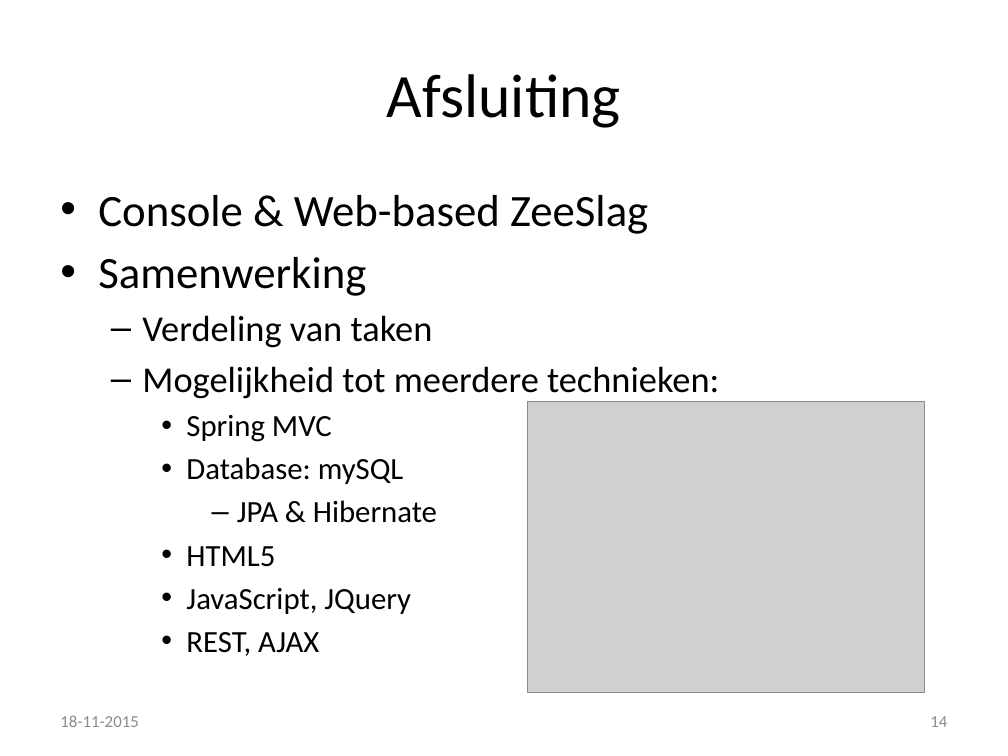
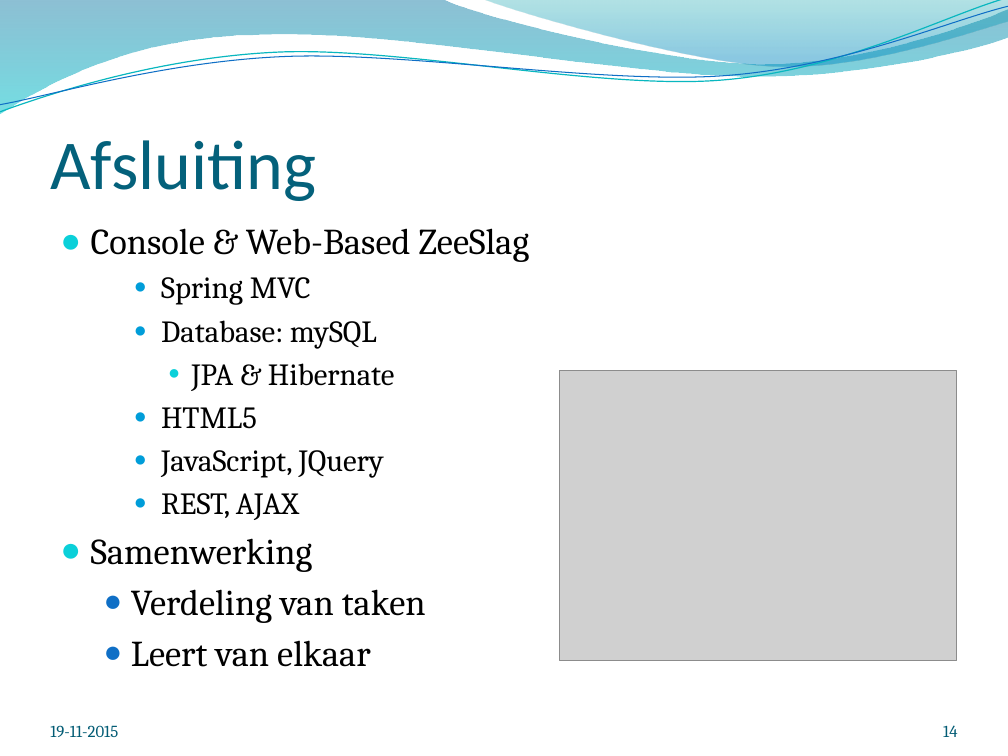
Before and after one commit to kevinrijs/ZeeSlagOnline, a slide deck: slide 14 of ZeeslagPresentatie2.pptx. Drawn at 1008x756 pixels with LibreOffice and Linux fonts; fonts in the diff are those of the drawing; grey boxes stand for pictures; background and template pictures are left out. Boxes give left, top, right and bottom in pixels: in the first picture for what was removed or moved away, otherwise in the second. Text is boxed around its words. In the diff, an @@ line names an element or a change of style, - is before the commit and + after.

```diff
--- a/ZeeslagPresentatie2.pptx
+++ b/ZeeslagPresentatie2.pptx
@@ freeform shape added at (x1=0, y1=0, x2=1008, y2=114), fill gradient #0074A1 to #00C6CF @@
@@ freeform shape added at (x1=0, y1=0, x2=1008, y2=117), outline #0AB8BF 0.85 pt @@
@@ freeform shape added at (x1=0, y1=6, x2=1008, y2=112), outline #0F6FC6 0.75 pt @@
@@ freeform shape added at (x1=483, y1=0, x2=1008, y2=70), fill gradient #00A1A9 to #008BBF @@
@@ title "Afsluiting" moved from (x1=387, y1=74, x2=621, y2=128) to (x1=50, y1=140, x2=316, y2=201) @@
@@ title "Afsluiting" at (x1=50, y1=140, x2=316, y2=201): size 44 to 50 pt, text colour #000000 to #04617B; alignment centre to left; vertical alignment middle to bottom @@
@@ text "Console & Web-Based ZeeSlag" moved from (x1=98, y1=195, x2=719, y2=656) to (x1=91, y1=228, x2=530, y2=667) @@
@@ text at (x1=91, y1=228, x2=530, y2=262): text changed; font Calibri to Cambria @@
-• Console & Web-based ZeeSlag
-• Samenwerking
-  – Verdeling van taken
-  – Mogelijkheid tot meerdere technieken:
+● Console & Web-Based ZeeSlag
@@ text at (x1=161, y1=277, x2=395, y2=520): font Calibri to Cambria in "Spring MVC", "Database: mySQL", "JPA & Hibernate", "HTML5" and 2 more places; bullet • to ●; bullet – to ● @@
@@ picture moved from (x1=527, y1=402, x2=924, y2=692) to (x1=559, y1=370, x2=957, y2=660) @@
@@ text at (x1=91, y1=538, x2=426, y2=667): paragraphs added @@
+● Samenwerking
+  ● Verdeling van taken
+  ● Leert van elkaar
@@ text "19-11-2015" at (x1=50, y1=725, x2=118, y2=737): vertical alignment middle to bottom @@
@@ page number moved from (x1=930, y1=716, x2=947, y2=727) to (x1=943, y1=725, x2=957, y2=737) @@
@@ page number at (x1=943, y1=725, x2=957, y2=737): font Calibri to Cambria, text colour #8C8C8C to #045D75; vertical alignment middle to bottom @@
@@ text at (x1=50, y1=725, x2=118, y2=737): text changed; font Calibri to Cambria; text colour #8C8C8C to #045D75 @@
-18-11-2015
+19-11-2015
```
Also in this commit, not shown: 13 other slides changed, 3 other files.
